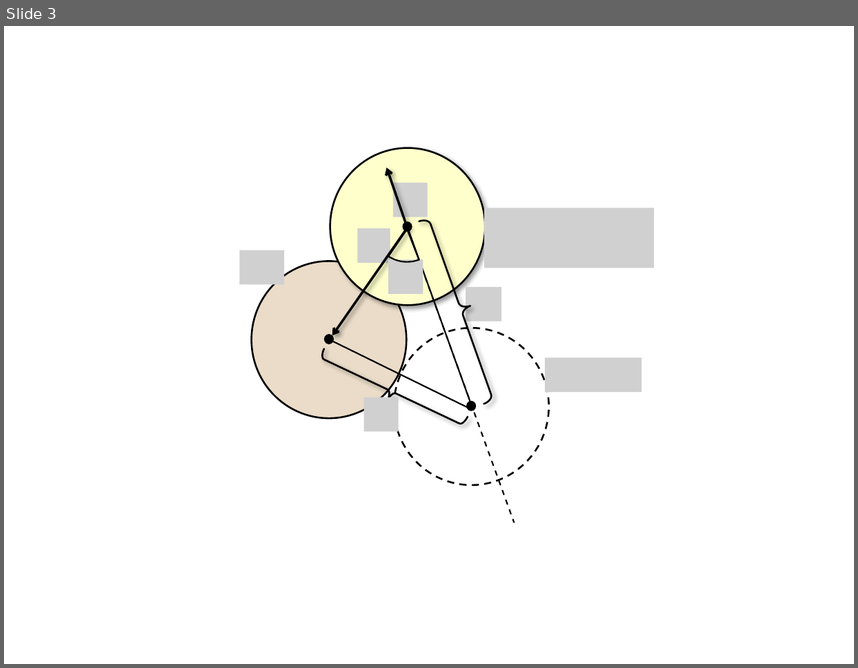
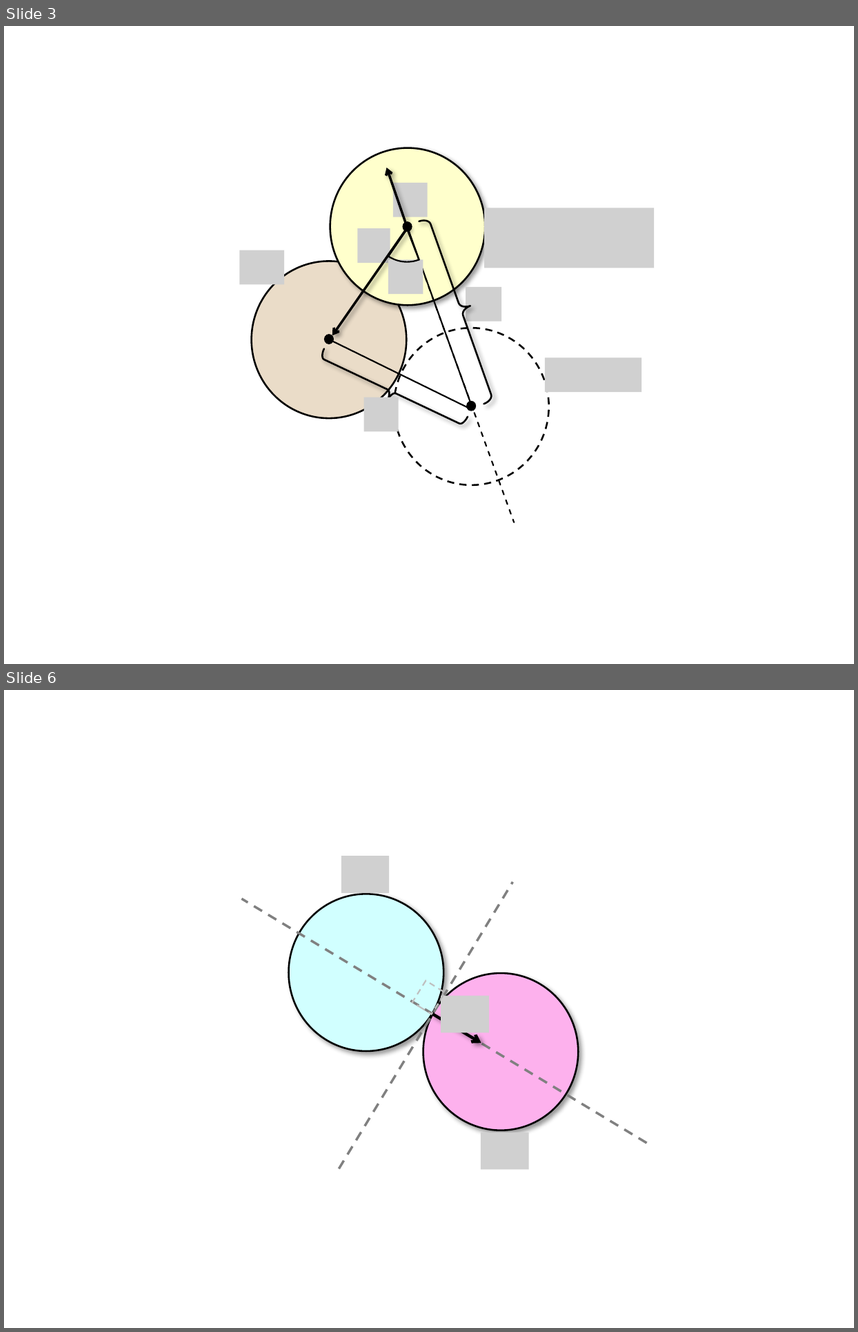
Before and after one commit to Ian-Parberry/sage-docs, a slide deck: Doxygen/physics/1. Pool End Game/figures.pptx. Shown one above the other, each under a label of ours: slide 3 before the commit, slides 3 and 6 after it; the slides between them are not shown. The pictures are 858x668 and 858x1332 pixels, drawn with LibreOffice and Linux fonts; fonts in the diff are those of the drawing; grey boxes stand for pictures. Boxes give left, top, right and bottom in pixels: in the first picture for what was removed or moved away, otherwise in the second. Text is boxed around its words. In the diff, an @@ line names an element or a change of style, - is before the commit and + after.

```diff
--- a/Doxygen/physics/1. Pool End Game/figures.pptx
+++ b/Doxygen/physics/1. Pool End Game/figures.pptx
@@ slide 6 added at [4,690,854,1328], background #FFFFFF @@
@@ picture added at [341,856,389,893] @@
@@ ellipse added at [289,894,444,1052], fill #D1FFFF, outline #000000 1.5 pt @@
@@ line added from (339, 1169) to (513, 882), #808080 2 pt dashed @@
@@ line added from (646, 1142) to (242, 898), #808080 2 pt dashed @@
@@ ellipse added at [423,973,578,1130], fill #FDB1ED, outline #000000 1.5 pt @@
@@ rectangle added at [412,980,445,1014], outline #BFBFBF 1.25 pt dashed @@
@@ picture added at [441,995,489,1032] @@
@@ arrow added from (433, 1014) to (481, 1043), #000000 2.5 pt @@
@@ picture added at [481,1132,529,1170] @@
```
Also in this commit, not shown: 3 other slides added.
